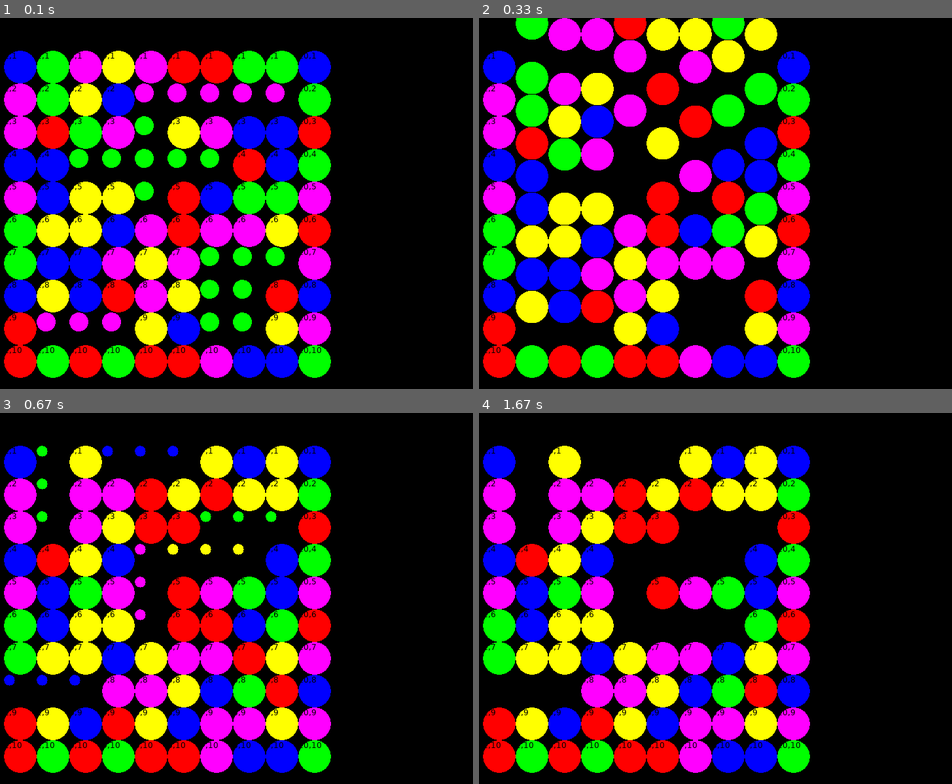
Above: before the commit, frames 1-4 (two rows, left to right).
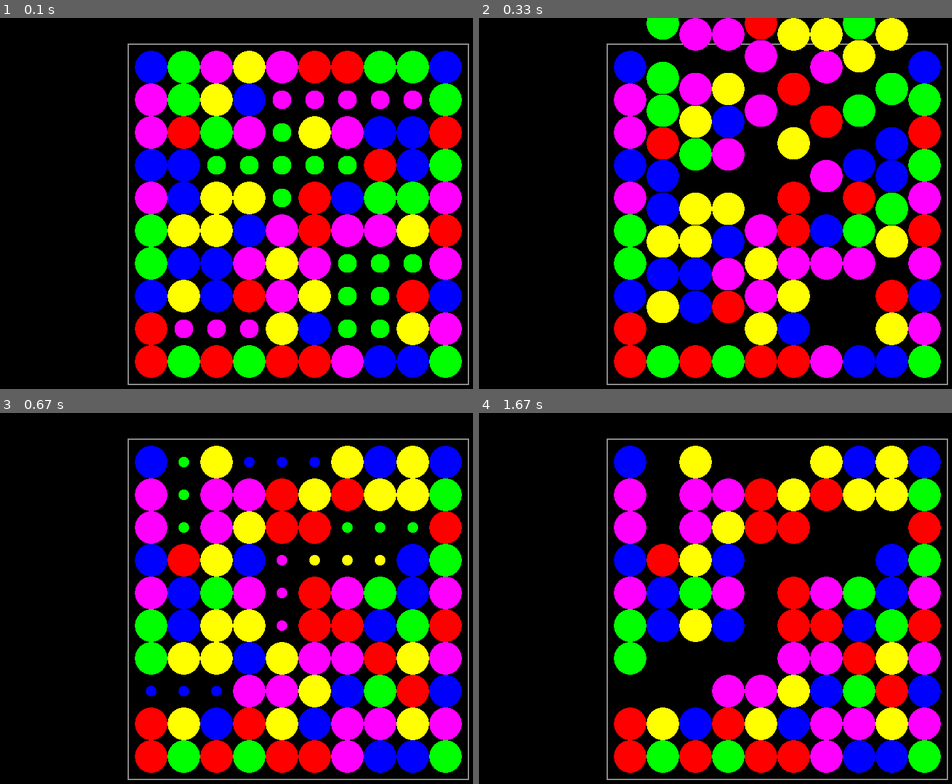
Above: after the commit, the same moments.

Repository: bmart05/match3
Game: LÖVE game, started from main.lua
Same seed, same stepped clock (60 frames per second), same inputs: the game is played once before the commit and once after it.
Inputs (mouse positions are in pixels of both pictures, inside the frame that each line leads up to):
- Up to frame 1 (0.1 s): no input
- Up to frame 2 (0.33 s): no input
- Up to frame 3 (0.67 s): click (231, 609) at 0.38 s
- Up to frame 4 (1.67 s): click (762, 694) at 0.72 s; click (904, 746) at 1.05 s

The runs differ from the first frame. In frame 1, 58% of the frame differs, in the area x 0-100%, y 6-99%; in frame 2, 64%, in the area x 0-100%, y 0-99%; in frame 3, 58%; in frame 4, 58%.

Commit message:
Added origin and border to game board

Diff:
--- a/Game.lua
+++ b/Game.lua
@@ -22,6 +22,10 @@
 
 function Game:new()
     self.board = Board(10, 10)
+    self.origin = {
+        x = 250,
+        y = 50
+    }
     self.cellSize = 50
 
     self.selectedTile = nil
@@ -60,6 +64,11 @@
 end
 
 function Game:draw()
+    local borderPadding = 10
+    love.graphics.setColor(1,1,1)
+    love.graphics.rectangle("line",self.origin.x-borderPadding,self.origin.y-borderPadding,self.board.width*self.cellSize+borderPadding*2, self.board.height*self.cellSize+borderPadding*2)
+
+    --draw gems
     for i = 1, self.board.width do
         for j = 1, self.board.height do
             local gem = self.board:getTile(i,j)
@@ -79,7 +88,8 @@
         end
     end
 
-   if #self.animations > 0 then
+    --draw animated gems
+    if #self.animations > 0 then
         for _, anim in ipairs(self.animations) do
             local progress = anim.time/anim.duration
             if anim.type == self.animationTypes.SWAP then
@@ -125,7 +135,10 @@
     local colour = Gem.colorValues[gem.color]
     love.graphics.setColor(colour)
 
-    love.graphics.ellipse("fill",x*self.cellSize+(radius),y*self.cellSize+(radius),radius,radius)
+    local posX = (x - 1) * self.cellSize + (self.cellSize/2) + self.origin.x
+    local posY = (y - 1) * self.cellSize + (self.cellSize/2) + self.origin.y
+
+    love.graphics.ellipse("fill",posX,posY,radius,radius)
 end
 
 function Game:startSwapAnimation(tile1, tile2)
@@ -190,9 +203,13 @@
 end
 
 function Game:mousepressed(x, y, button)
+    if not self.state == self.gameState.WAITING then --player should not be able to move tiles while not in waiting state
+        return
+    end
+
     if button == 1 then
-        local column = math.floor(x / self.cellSize)
-        local row = math.floor(y / self.cellSize)
+        local column = math.floor((x-self.origin.x) / self.cellSize + 1)
+        local row = math.floor((y-self.origin.y) / self.cellSize + 1)
 
         if column >= 1 and column <= self.board.width
         and row >= 1 and row <= self.board.height then
--- a/main.lua
+++ b/main.lua
@@ -1,5 +1,5 @@
 Object = require "classic"
-debugMode = true
+debugMode = false
 require "Game"
 
 function love.load()
